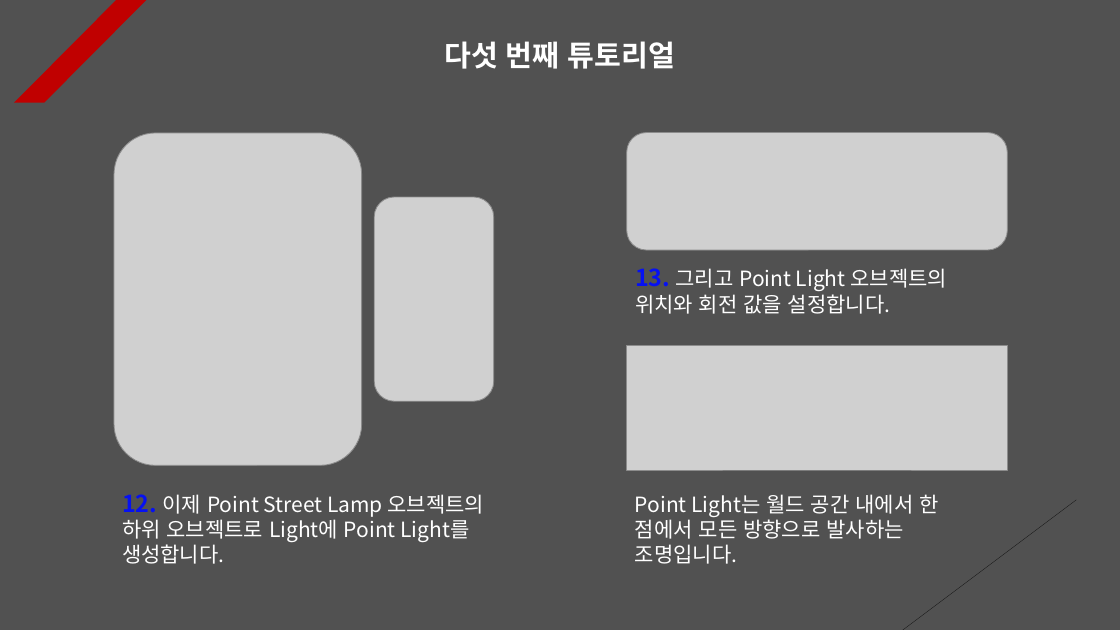
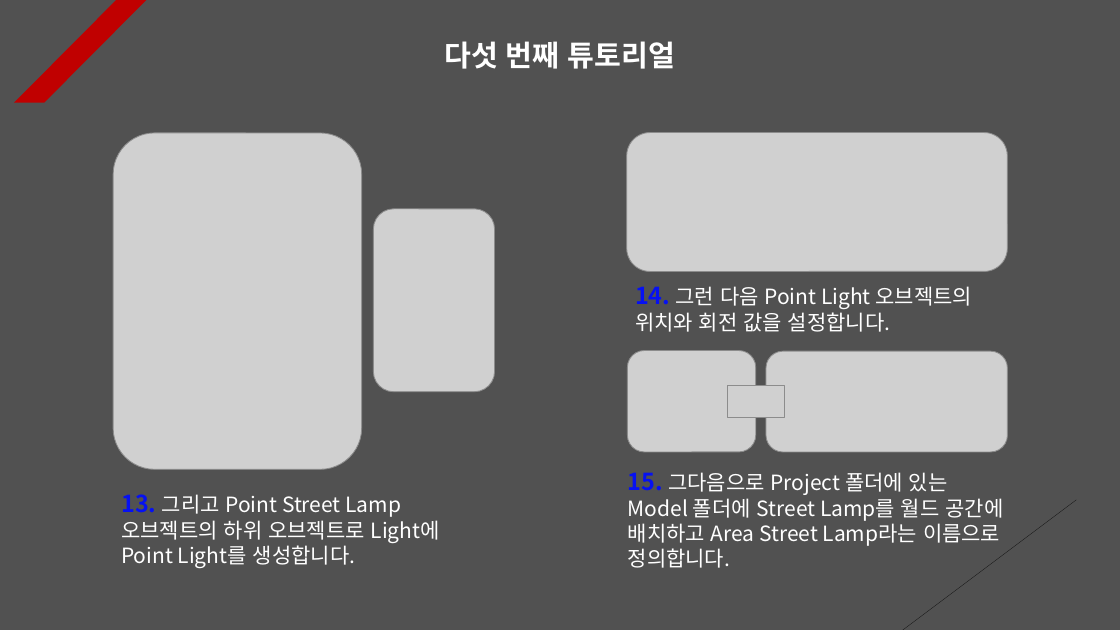
Before and after one commit to Unity2033/3D-UnityEngine, a slide deck: slide 5 of Assets/Light/PPT Data/Light Example.pptx. Drawn at 1120x630 pixels with LibreOffice and Linux fonts; fonts in the diff are those of the drawing; grey boxes stand for pictures. Boxes give left, top, right and bottom in pixels: in the first picture for what was removed or moved away, otherwise in the second. Text is boxed around its words. In the diff, an @@ line names an element or a change of style, - is before the commit and + after.

Commit message:
Light Tutorial Renewal
- Implemented to continuously
  increase the value of mass during
  physical collision

- Each PPT Data update

```diff
--- a/Assets/Light/PPT Data/Light Example.pptx
+++ b/Assets/Light/PPT Data/Light Example.pptx
@@ picture: place and size @@
-picture at bbox=[114, 133, 362, 465]
+picture at bbox=[113, 133, 362, 469]
@@ picture: place and size @@
-picture at bbox=[627, 133, 1007, 250]
+picture at bbox=[627, 133, 1007, 271]
@@ picture: place and size @@
-picture at bbox=[375, 197, 494, 402]
+picture at bbox=[374, 209, 495, 392]
@@ text at bbox=[635, 286, 973, 332]: text changed @@
-13. 그리고 Point Light 오브젝트의 위치와 회전 값을 설정합니다.
+14. 그런 다음 Point Light 오브젝트의 위치와 회전 값을 설정합니다.
@@ picture added at bbox=[628, 350, 756, 452] @@
@@ picture: place and size @@
-picture at bbox=[627, 345, 1007, 470]
+picture at bbox=[766, 351, 1007, 452]
@@ picture added at bbox=[728, 386, 785, 418] @@
@@ text at bbox=[628, 472, 1003, 568]: text changed @@
-Point Light는 월드 공간 내에서 한 점에서 모든 방향으로 발사하는 조명입니다.
+15. 그다음으로 Project 폴더에 있는 Model 폴더에 Street Lamp를 월드 공간에 배치하고 Area Street Lamp라는 이름으로 정의합니다.
@@ text at bbox=[121, 494, 440, 568]: text changed @@
-12. 이제 Point Street Lamp 오브젝트의 하위 오브젝트로 Light에 Point Light를 생성합니다.
+13. 그리고 Point Street Lamp 오브젝트의 하위 오브젝트로 Light에 Point Light를 생성합니다.
```
Also in this commit, not shown: 16 other slides changed, 9 other files.
